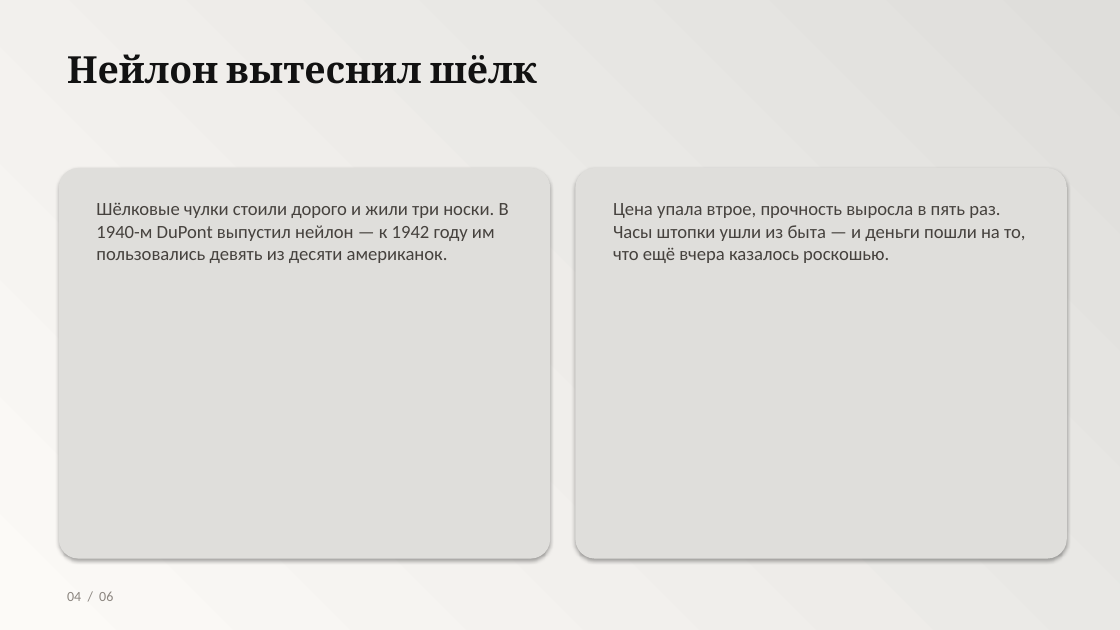
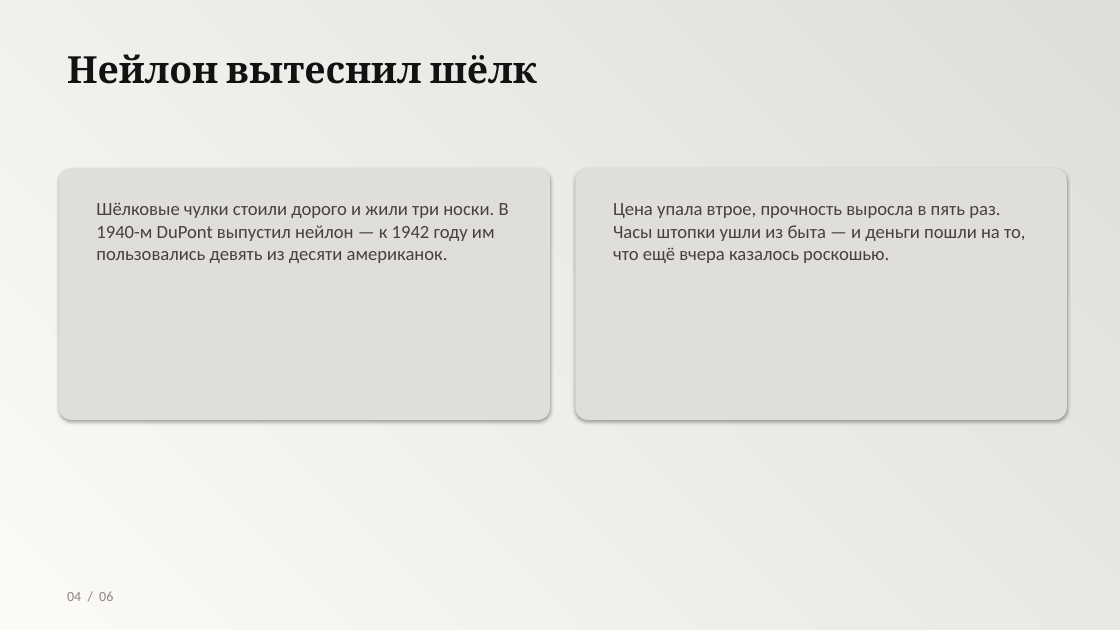
Before and after one commit to Davidsjdhsu/my-telegram23-bot, a slide deck: slide 4 of examples/presentation-example (2).pptx. Drawn at 1120x630 pixels with LibreOffice and Linux fonts; fonts in the diff are those of the drawing. Boxes give left, top, right and bottom in pixels: in the first picture for what was removed or moved away, otherwise in the second. Text is boxed around its words. In the diff, an @@ line names an element or a change of style, - is before the commit and + after.

```diff
--- a/examples/presentation-example (2).pptx
+++ b/examples/presentation-example (2).pptx
@@ rounded rectangle: place and size @@
-rounded rectangle at <box>59,168,550,559</box>
+rounded rectangle at <box>59,168,550,420</box>
@@ rounded rectangle: place and size @@
-rounded rectangle at <box>576,168,1067,559</box>
+rounded rectangle at <box>576,168,1067,420</box>
```
Also in this commit, not shown: 1 other slide changed.
